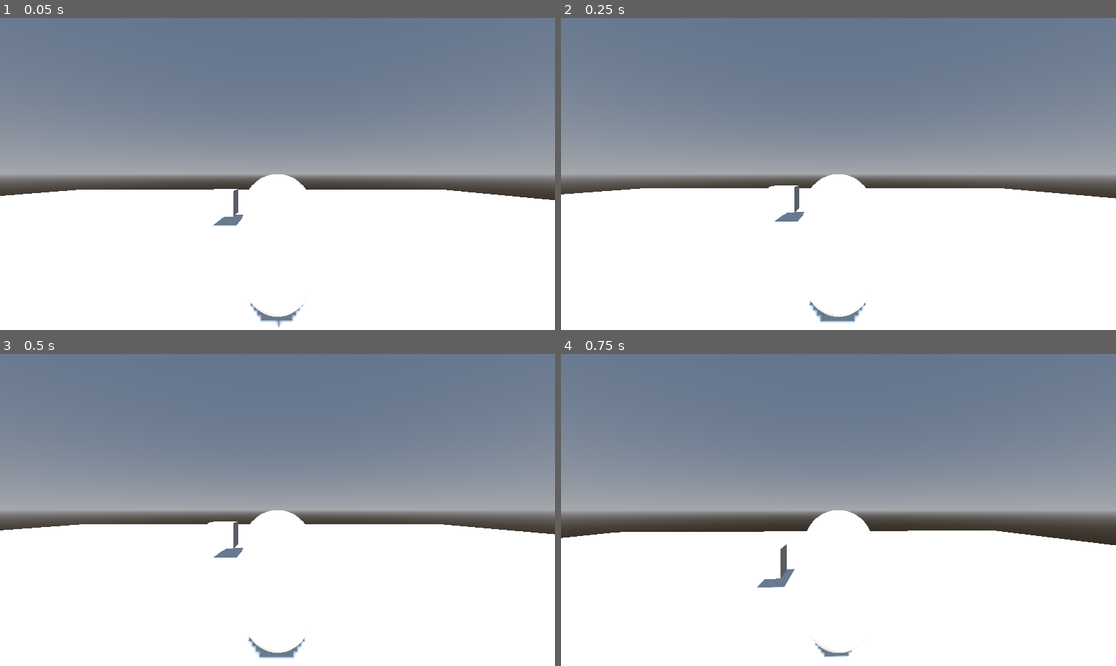
Above: before the commit, frames 1-4 (two rows, left to right).
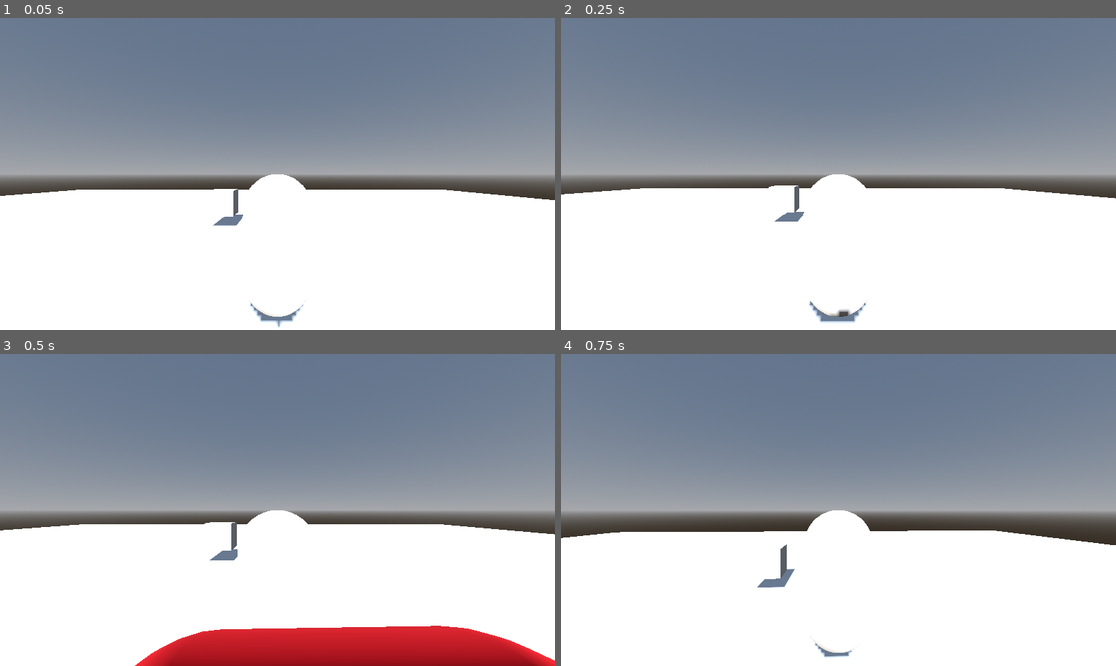
Above: after the commit, the same moments.

Repository: olddine/prueba-godot-2
Game: Godot game, scene res://scene/main.tscn
Two runs of this game, one before a commit and one after it. Both use one fixed random seed, a clock stepped at 60 frames per second and the inputs below.
Inputs (mouse positions are in pixels of both pictures, inside the frame that each line leads up to):
- Up to frame 1 (0.05 s): no input
- Up to frame 2 (0.25 s): no input
- Up to frame 3 (0.5 s): no input
- Up to frame 4 (0.75 s): tap Enter (ui_accept) at 0.5 s; move the mouse to (866, 510) at 0.52 s; hold W (ui_up) from 0.53 s (still down)

Frame 1 is identical in both runs. In frame 2, less than 0.1% of the frame differs, in the area x 48-53%, y 93-96%; in frame 3, 8.0%, in the area x 24-100%, y 50-100%; in frame 4, nothing differs.
Error before the commit: Invalid access to property or key 'global_tranform' on a base object of type 'CharacterBody3D (player.gd)'. (res://scene/enemy.gd:11)

Commit message:
arreglado enemy

Diff:
--- a/GDSCOOL 3D GODOT 4/scene/enemy.gd
+++ b/GDSCOOL 3D GODOT 4/scene/enemy.gd
@@ -8,7 +8,7 @@
 
 # Called every frame. 'delta' is the elapsed time since the previous frame.
 func _process(delta):
-	var target = get_parent().get_node("player").global_tranform.origin
+	var target = get_parent().get_node("player").global_transform.origin
 	look_at(target, Vector3.UP)
 	var move = (target - global_transform.origin).normalized()*speed
 	velocity = move * delta
Not shown, added: GDSCOOL 3D GODOT 4/scene/eneCDF4.tmp
